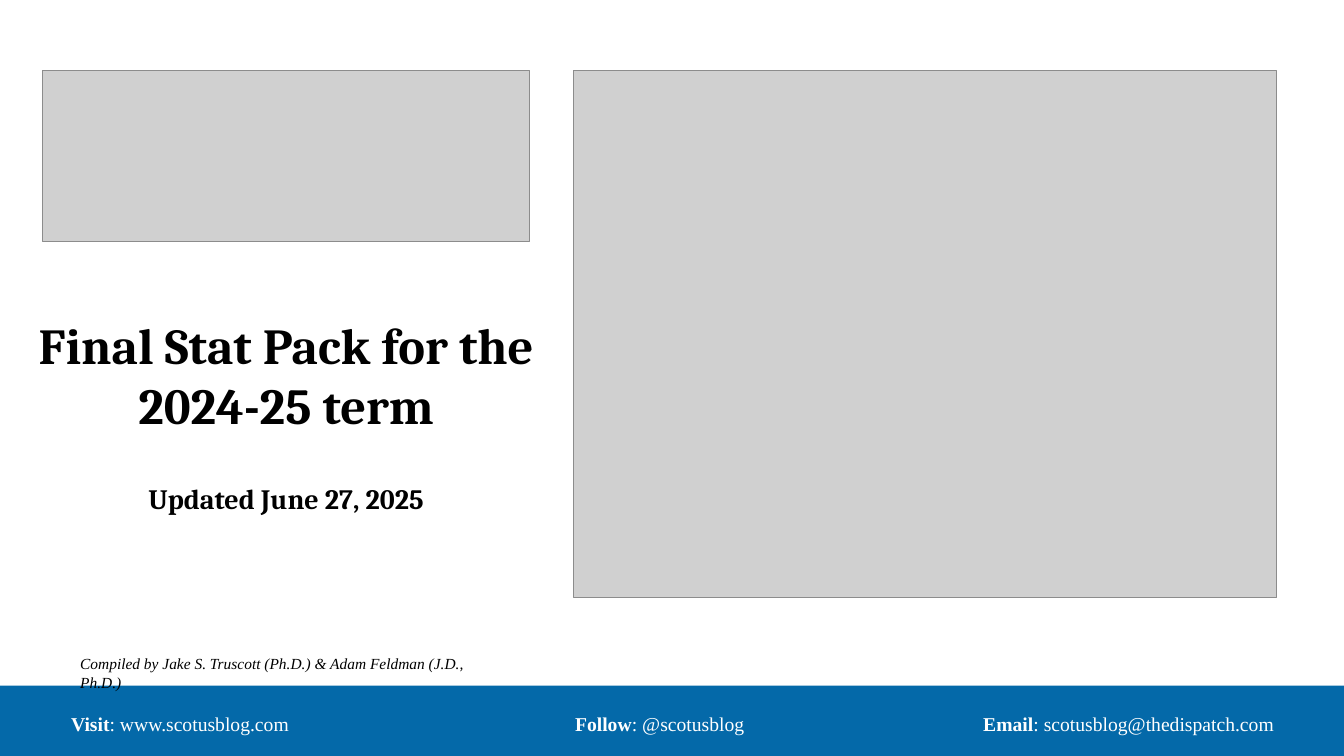
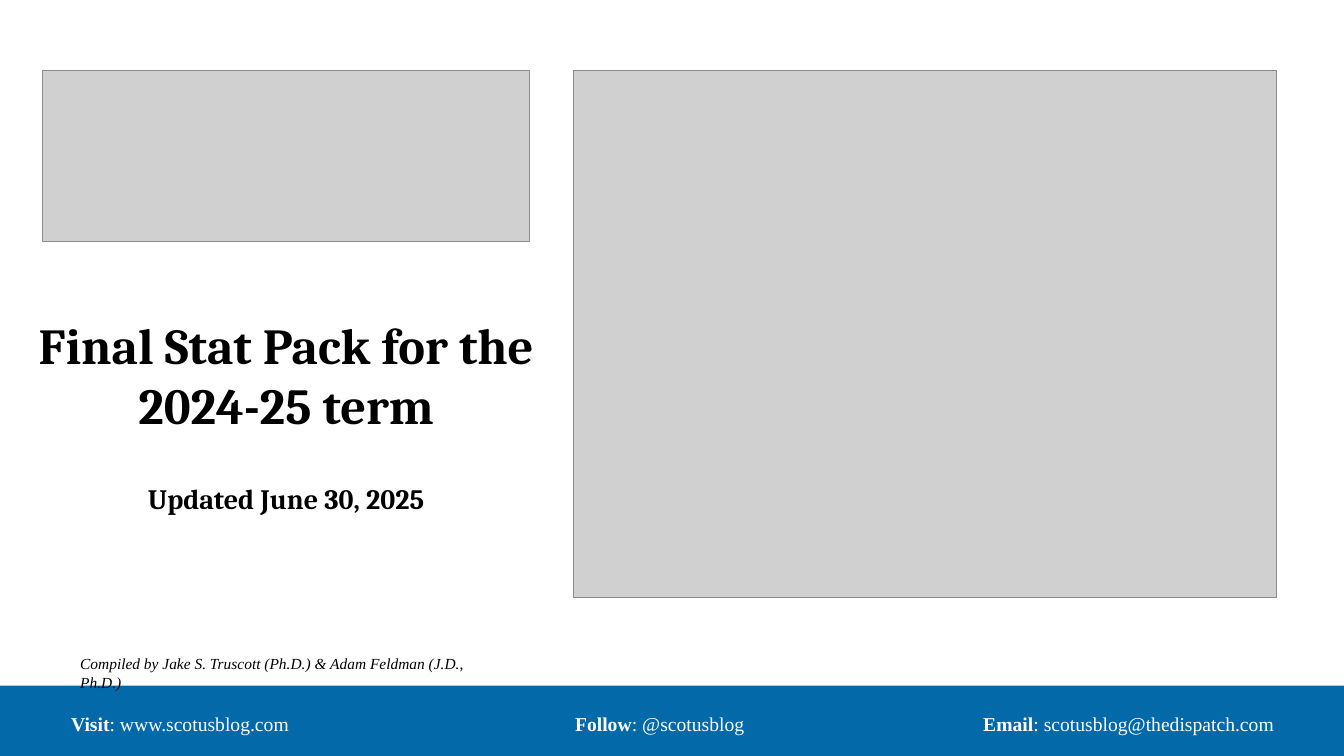
Before and after one commit to JakeTruscott/scotuswatch, a slide deck: slide 1 of Stat Reviews/OT24_StatReview/compilation/SCOTUSBlog/statpack_OT24.pptx. Drawn at 1344x756 pixels with LibreOffice and Linux fonts; fonts in the diff are those of the drawing; grey boxes stand for pictures. Boxes give left, top, right and bottom in pixels: in the first picture for what was removed or moved away, otherwise in the second. Text is boxed around its words. In the diff, an @@ line names an element or a change of style, - is before the commit and + after.

```diff
--- a/Stat Reviews/OT24_StatReview/compilation/SCOTUSBlog/statpack_OT24.pptx
+++ b/Stat Reviews/OT24_StatReview/compilation/SCOTUSBlog/statpack_OT24.pptx
@@ title at [39,328,533,515]: text changed @@
-Final Stat Pack for the 2024-25 term
-Updated June 27, 2025
+Final Stat Pack for the 2024-25 term
+Updated June 30, 2025
```
Also in this commit, not shown: 1 other slide changed, 1 other file.
